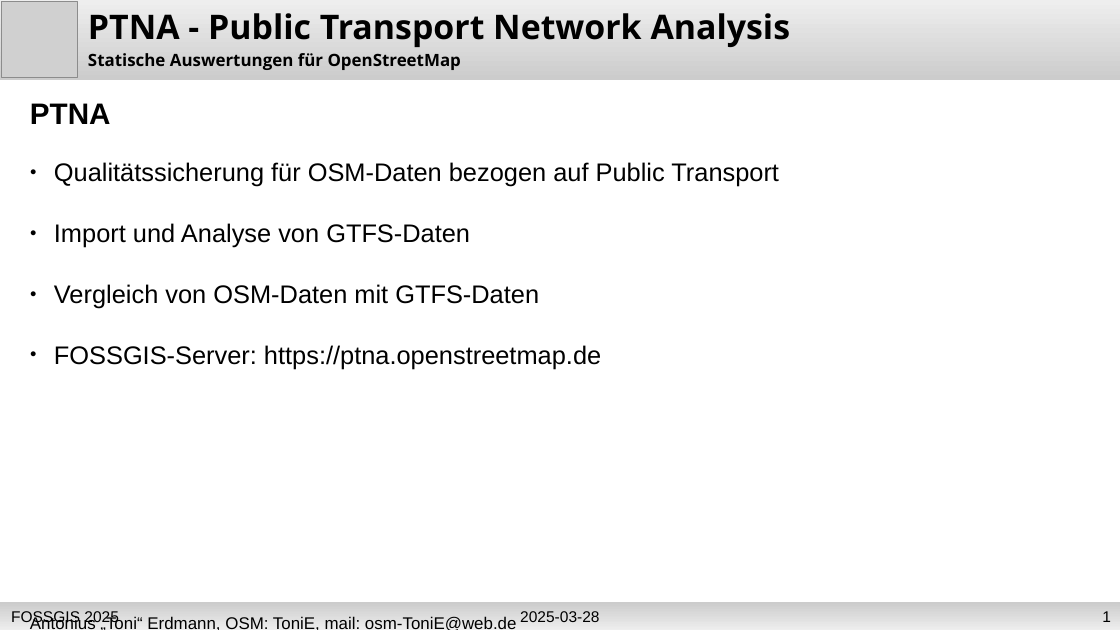
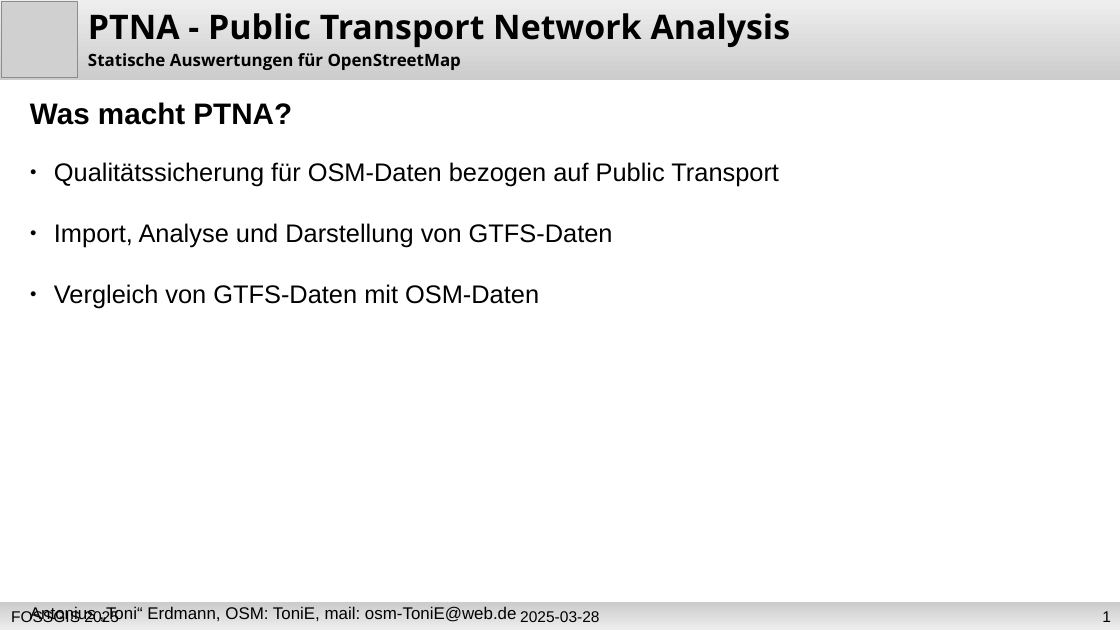
Before and after one commit to osm-ToniE/ptna-www, a slide deck: slide 1 of de/fossgis_2025_PTNA_Erdmann-slides.odp. Drawn at 1120x630 pixels with LibreOffice and Linux fonts; fonts in the diff are those of the drawing; grey boxes stand for pictures. Boxes give left, top, right and bottom in pixels: in the first picture for what was removed or moved away, otherwise in the second. Text is boxed around its words. In the diff, an @@ line names an element or a change of style, - is before the commit and + after.

```diff
--- a/de/fossgis_2025_PTNA_Erdmann-slides.odp
+++ b/de/fossgis_2025_PTNA_Erdmann-slides.odp
@@ text at bbox=[30, 102, 292, 125]: text changed @@
-PTNA
+Was macht PTNA?
@@ text at bbox=[54, 223, 613, 308]: text changed @@
-● Import und Analyse von GTFS-Daten
-● Vergleich von OSM-Daten mit GTFS-Daten
-● FOSSGIS-Server: https://ptna.openstreetmap.de
+● Import, Analyse und Darstellung von GTFS-Daten
+● Vergleich von GTFS-Daten mit OSM-Daten
```
Also in this commit, not shown: 4 other slides changed, 3 slides added, 2 other files.
